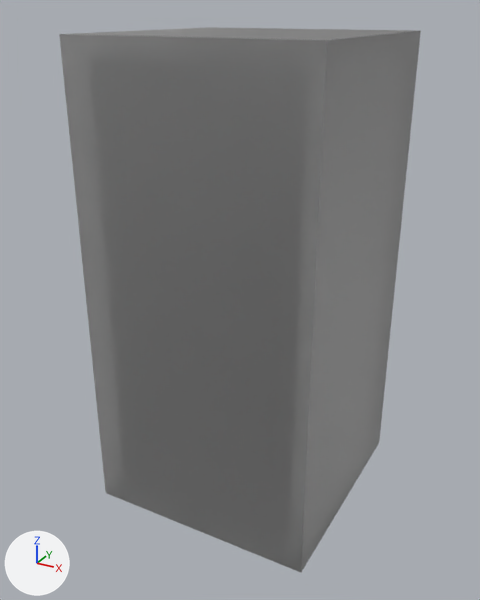
An edit to the Blender file data/shapes/block.blend, drawn before and after from the same camera.
One viewpoint serves both versions: a 50 mm lens placed at (2.51, -4.78, 2.17), pointed at (-0.05, -0.11, -0.17). The axes (+X, +Y, +Z) are drawn at lower left. The lights are the same throughout.

In view in the first picture: 'Block'.
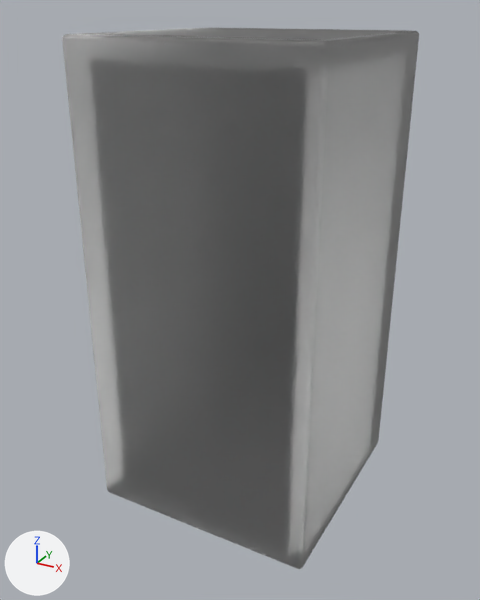
Pixel boxes [x1, y1, x2, y2] of what changed, in the pictures (480 x 600 px):
'Block', surface changed, modifiers changed: before [59, 27, 421, 572]; after [62, 28, 419, 569]

What changed in the scene script:
```text
Change mat_glossyplastic:
    where n2 = _N.new('ShaderNodeBsdfPrincipled'); n2.name = 'Principled BSDF'
    remove n2.inputs[1].default_value = 0.5  # 'Metallic'
    n2.inputs[2].default_value: 0.7 -> 0.55  # 'Roughness'
Change ob_block:
    add _m = ob_block.modifiers.new('Bevel', 'BEVEL')
    add _m.width = 0.04
    add _m.width_pct = 0.04
    add _m.segments = 4
```
